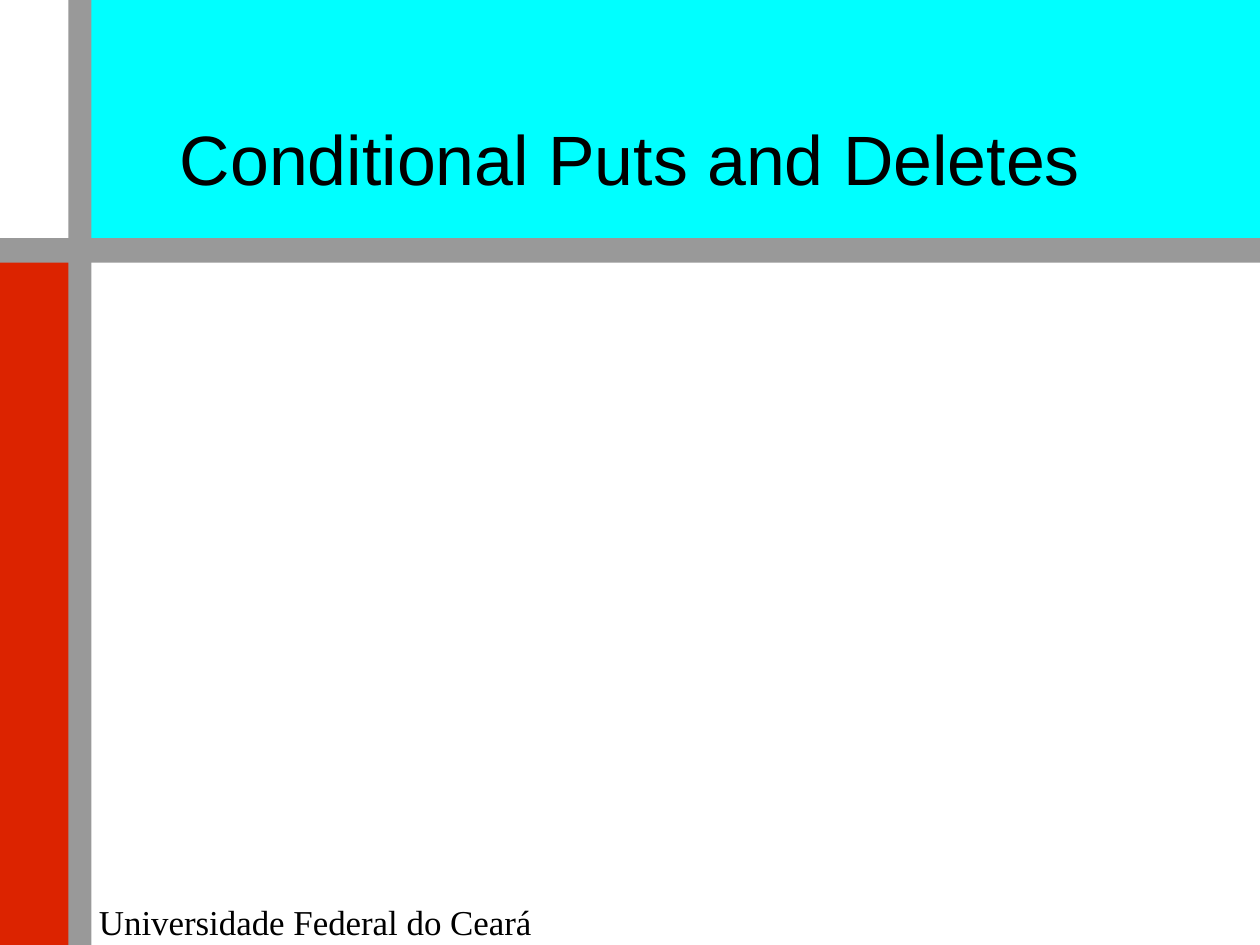
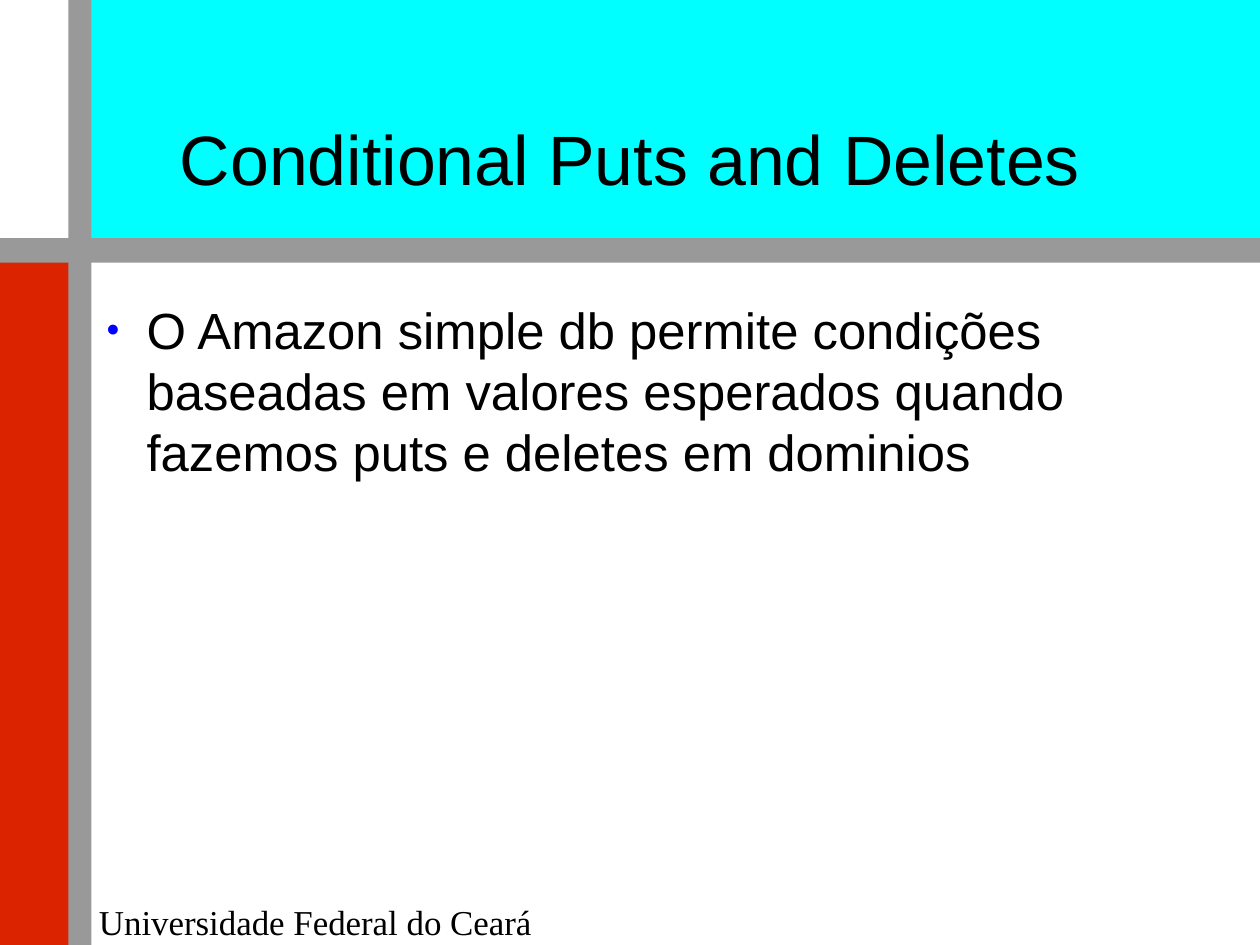
Before and after one commit to renatocjn/NoSQL_TF, a slide deck: slide 15 of Apresentação.odp (slide 14 before the commit). Drawn at 1260x945 pixels with LibreOffice and Linux fonts; fonts in the diff are those of the drawing; background and template pictures are left out. Boxes give left, top, right and bottom in pixels: in the first picture for what was removed or moved away, otherwise in the second. Text is boxed around its words. In the diff, an @@ line names an element or a change of style, - is before the commit and + after.

```diff
--- a/Apresentação.odp
+++ b/Apresentação.odp
@@ text added at <box>147,312,1064,481</box>, 32 pt, text #000000 @@
+● O Amazon simple db permite condições baseadas em valores esperados quando fazemos puts e deletes em dominios
```
Also in this commit, not shown: 1 other slide changed, 2 slides added, 1 slide removed.
